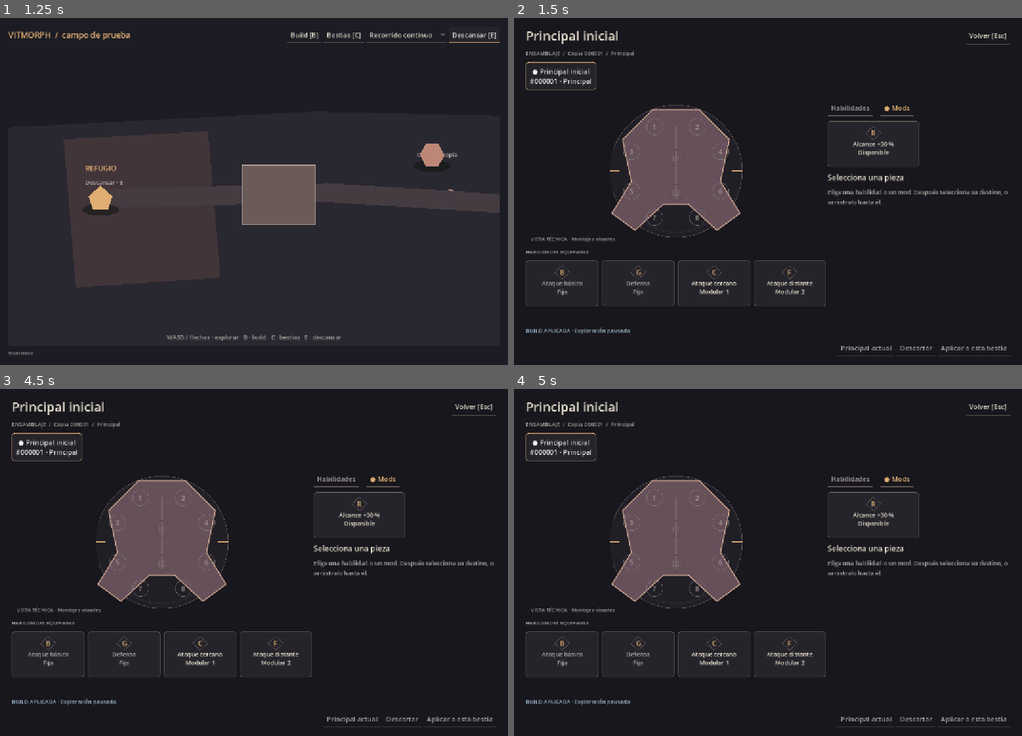
Above: before the commit, frames 1-4 (two rows, left to right).
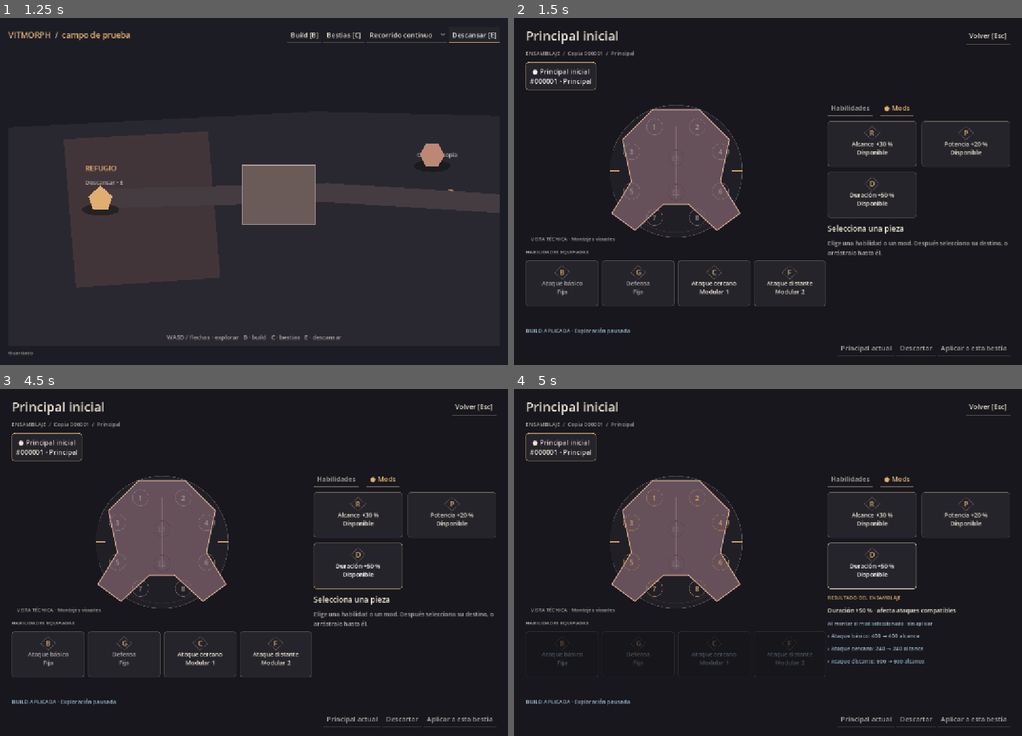
Above: after the commit, the same moments.

Repository: Quilik8/VITMORPH
Game: Godot game, scene res://scenes/main.tscn
Same seed, same stepped clock (60 frames per second), same inputs: the game is played once before the commit and once after it.
Inputs (mouse positions are in pixels of both pictures, inside the frame that each line leads up to):
- Up to frame 1 (1.25 s): click "Descansar [E]" at 0.5 s
- Up to frame 2 (1.5 s): click "Build [B]" at 1.25 s
- Up to frame 3 (4.5 s): click "Bestias [C]" at 2 s; click "Recorrido continuo" at 2.75 s; click "Volver [Esc]" at 3.5 s; tap Enter (ui_accept) at 4.25 s; move the mouse to (365, 545) at 4.27 s; hold Right (ui_right) from 4.28 s (still down); tap E at 4.35 s; click (365, 545) at 4.42 s
- Up to frame 4 (5 s): keep holding Right (ui_right); tap Enter (ui_accept) at 4.52, 4.82 s

Frame 1 is identical in both runs. In frame 2, 1.8% of the frame differs, in the area x 61-98%, y 29-69%; in frame 3, 1.8%; in frame 4, 3.1%, in the area x 2-98%, y 14-83%.

Commit message:
feat: separate build properties and shorten actions to 3.8 seconds

Diff:
--- a/data/catalog.gd
+++ b/data/catalog.gd
@@ -12,6 +12,8 @@
 	add_skill("enemy_hit", "Ataque técnico", 4, 0, 600.0, 0, 6)
 	add_skill("enemy_guard", "Protección técnica", 0, 12, 0.0, 0, 7)
 	add("modifier:range", "modifier", {"id":"range", "name":"Alcance", "property":"range", "percent":0.30})
+	add("modifier:power", "modifier", {"id":"power", "name":"Potencia", "property":"damage", "percent":0.20})
+	add("modifier:duration", "modifier", {"id":"duration", "name":"Duración", "property":"status_duration", "percent":0.50})
 	add_beast("starter", "Principal inicial", 10.0, ["basic","guard"], ["close","far"])
 	add_beast("residual_beast", "Bestia residual", 8.0, ["enemy_hit","enemy_guard"], ["residual","slow"])
 	add_beast("ranged_beast", "Bestia distante", 12.0, ["enemy_hit","enemy_guard"], ["close","far"])
--- a/data/combat_fixture.gd
+++ b/data/combat_fixture.gd
@@ -1,7 +1,7 @@
 extends RefCounted
 ## Datos exclusivamente técnicos. No son catálogo ni balance definitivo.
 
-const ACTION_SECONDS := 4.8
+const ACTION_SECONDS := 3.8
 const RESOLVE_SECONDS := 2.2
 const SCENARIOS := ["1 contra 1 · cercano", "1 contra 1 · lejano", "1 contra 2"]
 
--- a/systems/build_service.gd
+++ b/systems/build_service.gd
@@ -37,6 +37,13 @@
 		if id != "": errors.append("No hay modificadores especiales en esta demo")
 	return {"ok":errors.is_empty(),"errors":errors,"warnings":warnings}
 
+func compatible(skill: Dictionary, property: String) -> bool:
+	match property:
+		"range": return skill.get("range",0.0)>0 and skill.get("shield",0)==0
+		"damage": return skill.get("damage",0)>0
+		"status_duration": return skill.get("status","") in ["dot","slow"]
+	return false
+
 func preview_build(beast: Dictionary, build: Dictionary, inventory: Dictionary) -> Dictionary:
 	var definition: Dictionary = catalog.beast(beast.definition_id)
 	var skills: Array[Dictionary] = []
@@ -44,16 +51,24 @@
 	for id in definition.fixed + build.modular:
 		var skill: Dictionary = catalog.skill(id)
 		if skill.is_empty(): continue
-		var base: float = skill.range
-		var percent := 0.0
-		var contributions: Array = []
-		if base > 0 and skill.shield == 0:
+		var properties := {}
+		var rules = preload("res://data/demo_rules.gd")
+		skill["status_duration"] = rules.DOT_DURATION if skill.get("status","")=="dot" else (rules.SLOW_DURATION if skill.get("status","")=="slow" else 0.0)
+		for property in ["range","damage","status_duration"]:
+			var base: float = float(skill[property])
+			var percent := 0.0
+			var contributions: Array = []
+			var accepts := compatible(skill,property)
 			for instance in build.normal:
-				if inventory.has(instance):
-					var modifier: Dictionary = catalog.get_value("modifier:"+inventory[instance])
+				if not inventory.has(instance): continue
+				var modifier: Dictionary = catalog.get_value("modifier:"+inventory[instance])
+				if accepts and modifier.get("property","")==property:
 					percent += modifier.get("percent",0.0)
 					contributions.append({"instance":instance,"percent":modifier.get("percent",0.0)})
-			skill.range = base * (1.0+percent)
+			var value := base*(1.0+percent)
+			skill[property] = int(floor(value+0.5)) if property=="damage" else value
+			properties[property] = {"base":base,"result":skill[property],"contributions":contributions,"compatible":accepts,"reason":"" if accepts else ("Sin estado con duración" if property=="status_duration" else ("Sin daño directo" if property=="damage" else "Objetivo propio; sin alcance"))}
+		skill["derived_properties"] = properties.duplicate(true)
 		skills.append(skill)
-		changes.append({"id":id,"name":skill.name,"base":base,"result":skill.range,"contributions":contributions,"reason":"Objetivo propio; sin cambio" if skill.shield>0 else "Distancia al objetivo"})
+		changes.append({"id":id,"name":skill.name,"base":properties.range.base,"result":skill.range,"contributions":properties.range.contributions,"reason":properties.range.reason,"properties":properties})
 	return {"abilities":skills,"changes":changes}
--- a/systems/demo_session.gd
+++ b/systems/demo_session.gd
@@ -8,7 +8,8 @@
 var builds := Builds.new(catalog)
 var collection: Array[Dictionary] = []
 var library: Array = []
-var inventory: Dictionary = {"range_1":"range"}
+var inventory: Dictionary = {"range_1":"range","power_1":"power","duration_1":"duration"}
+var build_content_version := 1
 var principal_id := ""
 var next_id := 1
 var combat_locked := false
@@ -86,7 +87,7 @@
 		beast.ready_at.clear()
 
 func export_data() -> Dictionary:
-	return {"collection":collection.duplicate(true),"library":library.duplicate(),"inventory":inventory.duplicate(),"principal_id":principal_id,"next_id":next_id,"objectives":objectives.duplicate(),"copied_skills":copied_skills.duplicate()}
+	return {"build_content_version":build_content_version,"collection":collection.duplicate(true),"library":library.duplicate(),"inventory":inventory.duplicate(),"principal_id":principal_id,"next_id":next_id,"objectives":objectives.duplicate(),"copied_skills":copied_skills.duplicate()}
 
 func validate_data(data: Dictionary) -> Dictionary:
 	for key in ["collection","library","copied_skills"]:
@@ -141,6 +142,11 @@
 	collection.assign(data.collection.duplicate(true))
 	library=data.library.duplicate()
 	inventory=data.inventory.duplicate()
+	# Version marker prevents granting removed instances again on every load.
+	if int(data.get("build_content_version",0)) < 1:
+		for entry in {"power_1":"power","duration_1":"duration"}:
+			if not inventory.has(entry): inventory[entry]="power" if entry=="power_1" else "duration"
+	build_content_version=1
 	principal_id=data.principal_id
 	next_id=int(data.next_id)
 	objectives=data.objectives.duplicate()
--- /dev/null
+++ b/tests/build_intents.gd
@@ -0,0 +1,45 @@
+extends RefCounted
+const Session = preload("res://systems/demo_session.gd")
+const EngineScript = preload("res://systems/combat_engine.gd")
+const Fixture = preload("res://data/combat_fixture.gd")
+const Status = preload("res://systems/status_system.gd")
+const AI = preload("res://systems/combat_ai.gd")
+var checks: Array[Dictionary] = []
+func check(label: String, passed: bool) -> void: checks.append({"name":label,"passed":passed})
+func run() -> Dictionary:
+	checks.clear()
+	var session := Session.new()
+	var beast := session.principal()
+	var build: Dictionary = beast.build.duplicate(true)
+	build.normal[0]="range_1"; build.normal[1]="power_1"; build.normal[2]="duration_1"
+	var preview: Dictionary = session.preview_build(beast.id,build)
+	check("independent properties",preview.abilities[0].range==520.0 and preview.abilities[0].damage==22)
+	check("close power",preview.abilities[2].damage==36 and preview.abilities[2].range==312.0)
+	check("guard unchanged",preview.abilities[1].shield==24 and preview.abilities[1].range==0 and preview.abilities[1].damage==0)
+	check("catalog immutable",session.catalog.skill("basic").damage==18 and session.catalog.skill("basic").range==400.0)
+	check("duration incompatible instantaneous",preview.abilities[0].status_duration==0)
+	session.acquire("residual_beast"); session.acquire("ranged_beast")
+	build.modular=["residual","slow"]
+	preview=session.preview_build(beast.id,build)
+	check("DOT duration",preview.abilities[2].status_duration==18.0)
+	check("slow duration",preview.abilities[3].status_duration==12.0)
+	check("direct damage only",preview.abilities[2].damage==12 and preview.abilities[3].damage==7)
+	check("cooldown unchanged",preview.abilities[2].cooldown==2)
+	session.inventory.power_2="power";build.normal[3]="power_2"
+	check("sum percentages once",session.preview_build(beast.id,build).abilities[0].damage==25)
+	beast.hp=39;beast.ready_at.close=7
+	check("apply preserves state",session.apply_build(beast.id,build).ok and beast.hp==39 and beast.ready_at.close==7)
+	check("copies independent",session.collection[1].build.normal[0]=="")
+	var old := session.export_data()
+	old.erase("build_content_version");old.inventory.erase("power_1");old.inventory.erase("duration_1")
+	old.collection[0].build.normal[1]="";old.collection[0].build.normal[2]=""
+	old=JSON.parse_string(JSON.stringify(old))
+	var restored := Session.new()
+	var migration: Dictionary=restored.restore_data(old)
+	check("legacy migration: "+str(migration),migration.ok and restored.inventory.has("power_1") and restored.inventory.has("duration_1"))
+	check("migration preserves copy",restored.principal_id==session.principal_id and restored.principal().hp==39 and restored.principal().ready_at.close==7)
+	var upgraded := restored.export_data();upgraded.inventory.erase("duration_1")
+	check("migration not repeated",restored.restore_data(upgraded).ok and not restored.inventory.has("duration_1"))
+	check("shared timing",Fixture.ACTION_SECONDS==3.8 and Fixture.RESOLVE_SECONDS==2.2)
+	var failures: Array = checks.filter(func(row):return not row.passed)
+	return {"passed":failures.is_empty(),"count":checks.size(),"checks":checks,"failures":failures}
--- a/tests/combat_demo.gd
+++ b/tests/combat_demo.gd
@@ -25,7 +25,7 @@
 	check("ATB arrival and action",engine.pending.actor_id==actors[0].id and is_equal_approx(engine.elapsed,0.0))
 	engine.advance(2.2)
 	check("impact exact",engine.resolved and actors[0].shield==24)
-	engine.advance(2.6)
+	engine.advance(engine.action_seconds-engine.resolve_seconds)
 	check("stable waiting actor dispatched",engine.pending.actor_id==actors[1].id and is_equal_approx(engine.elapsed,0.0))
 	engine.begin_encounter(pair())
 	actors=engine.actors
--- /dev/null
+++ b/tests/evidence/build_intents_checks.json
@@ -0,0 +1,71 @@
+{
+	"checks": [
+		{
+			"name": "independent properties",
+			"passed": true
+		},
+		{
+			"name": "close power",
+			"passed": true
+		},
+		{
+			"name": "guard unchanged",
+			"passed": true
+		},
+		{
+			"name": "catalog immutable",
+			"passed": true
+		},
+		{
+			"name": "duration incompatible instantaneous",
+			"passed": true
+		},
+		{
+			"name": "DOT duration",
+			"passed": true
+		},
+		{
+			"name": "slow duration",
+			"passed": true
+		},
+		{
+			"name": "direct damage only",
+			"passed": true
+		},
+		{
+			"name": "cooldown unchanged",
+			"passed": true
+		},
+		{
+			"name": "sum percentages once",
+			"passed": true
+		},
+		{
+			"name": "apply preserves state",
+			"passed": true
+		},
+		{
+			"name": "copies independent",
+			"passed": true
+		},
+		{
+			"name": "legacy migration: { \"ok\": true }",
+			"passed": true
+		},
+		{
+			"name": "migration preserves copy",
+			"passed": true
+		},
+		{
+			"name": "migration not repeated",
+			"passed": true
+		},
+		{
+			"name": "shared timing",
+			"passed": true
+		}
+	],
+	"count": 16,
+	"failures": [],
+	"passed": true
+}
--- /dev/null
+++ b/tests/run_build_intents.gd
@@ -0,0 +1,7 @@
+extends SceneTree
+func _initialize() -> void:
+	var report: Dictionary = preload("res://tests/build_intents.gd").new().run()
+	print(JSON.stringify(report))
+	var file := FileAccess.open("res://tests/evidence/build_intents_checks.json",FileAccess.WRITE)
+	if file!=null: file.store_string(JSON.stringify(report,"\t"))
+	quit(0 if report.passed else 1)
Not shown, added: BUILD_INTENTS_IMPLEMENTATION.md
Not shown, changed: CHANGELOG.md
Not shown, changed: DEMO_SCOPE.md
